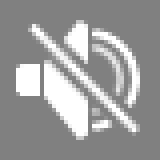
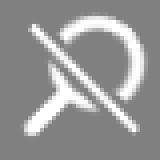
Revision of a layered 160px x 160px image; what changed, layer by layer:
added group "Hint Off" with 2 layers above "Hint On" over [20,12,148,140]
added layer "Layer #22" in group "Hint Off" over [28,16,144,140]
added layer "Layer #23" in group "Hint Off" over [20,12,148,140]
hid group "Off" (5 layers) over [16,16,144,140]
